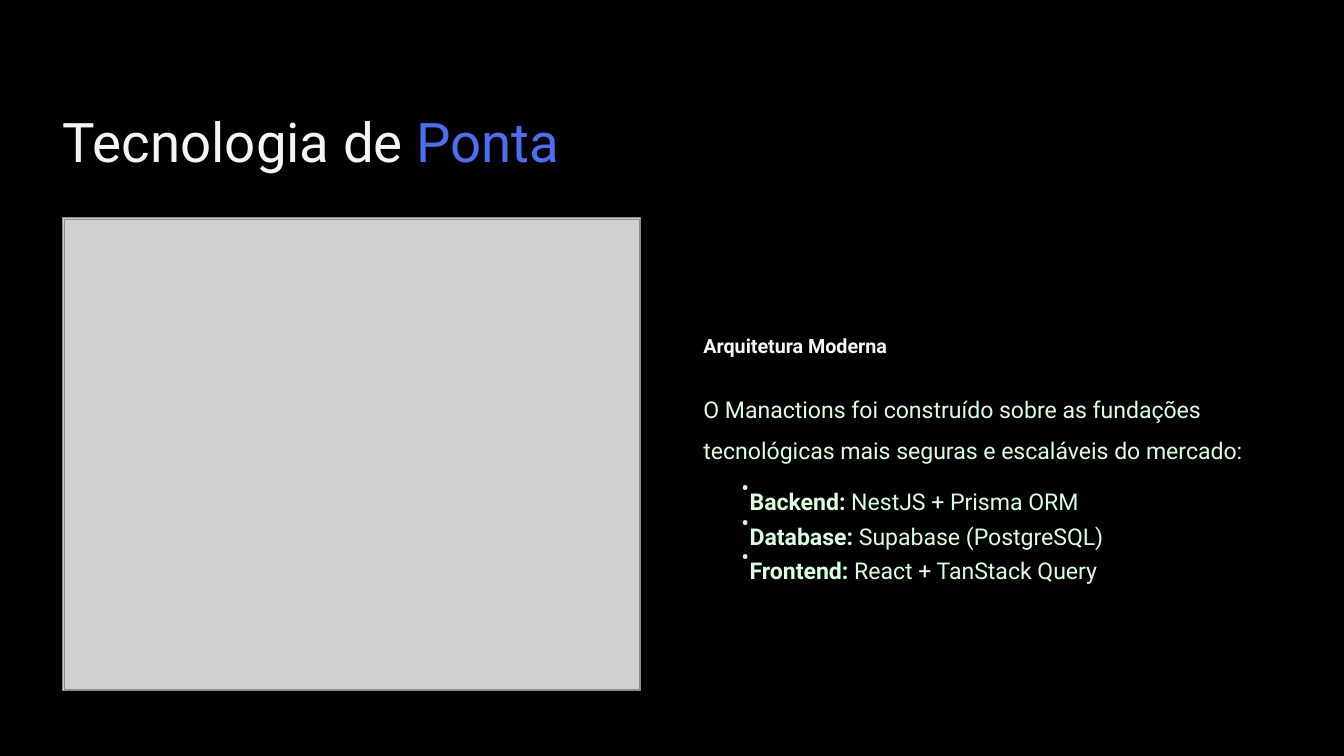
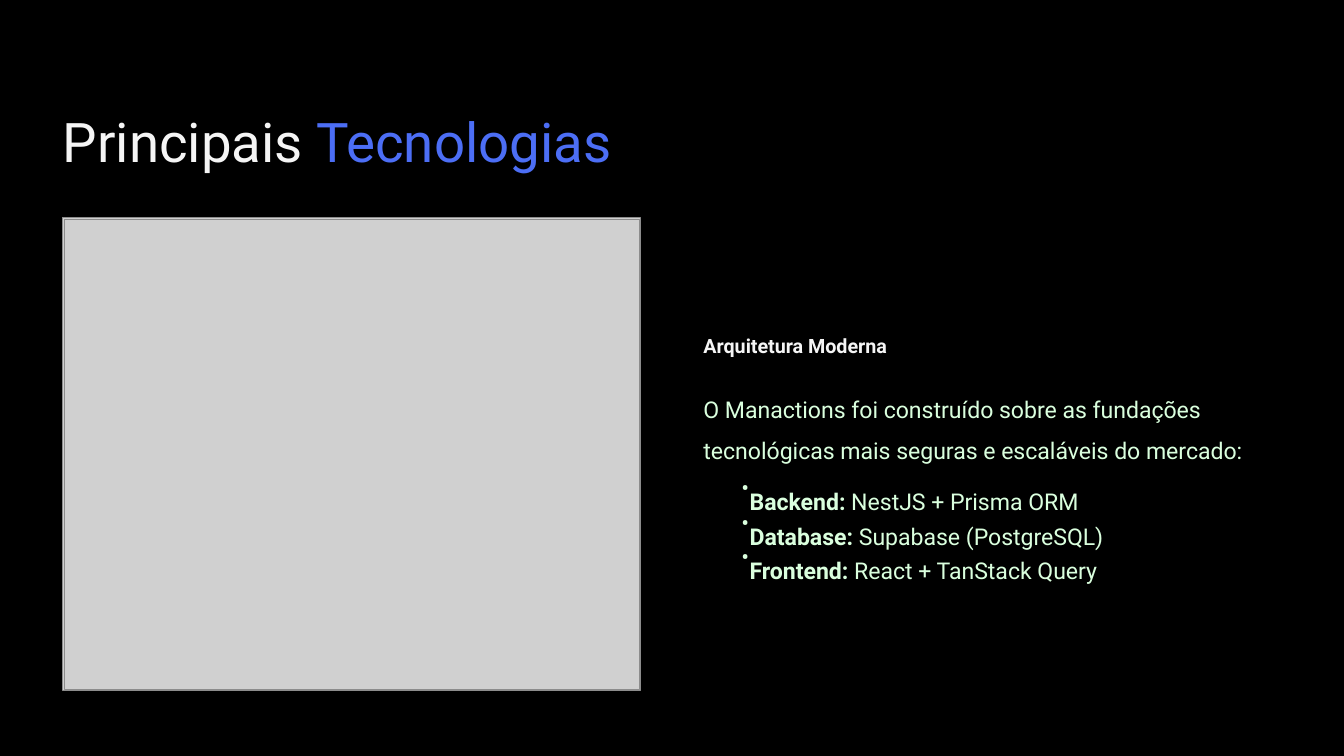
Before and after one commit to EzequiellSantos/Manactions, a slide deck: slide 10 of docs/MANACTIONS - Gestão de Processos Internos.pptx. Drawn at 1344x756 pixels with LibreOffice and Linux fonts; fonts in the diff are those of the drawing; grey boxes stand for pictures; background and template pictures are left out. Boxes give left, top, right and bottom in pixels: in the first picture for what was removed or moved away, otherwise in the second. Text is boxed around its words. In the diff, an @@ line names an element or a change of style, - is before the commit and + after.

```diff
--- a/docs/MANACTIONS - Gestão de Processos Internos.pptx
+++ b/docs/MANACTIONS - Gestão de Processos Internos.pptx
@@ text at <box>63,121,612,174</box>: text changed; text colour #F5F5F5 to #4C6EF5 @@
-Tecnologia de Ponta
+Principais Tecnologias
```
Also in this commit, not shown: 1 other slide changed, 2 slides added, 1 slide removed.
